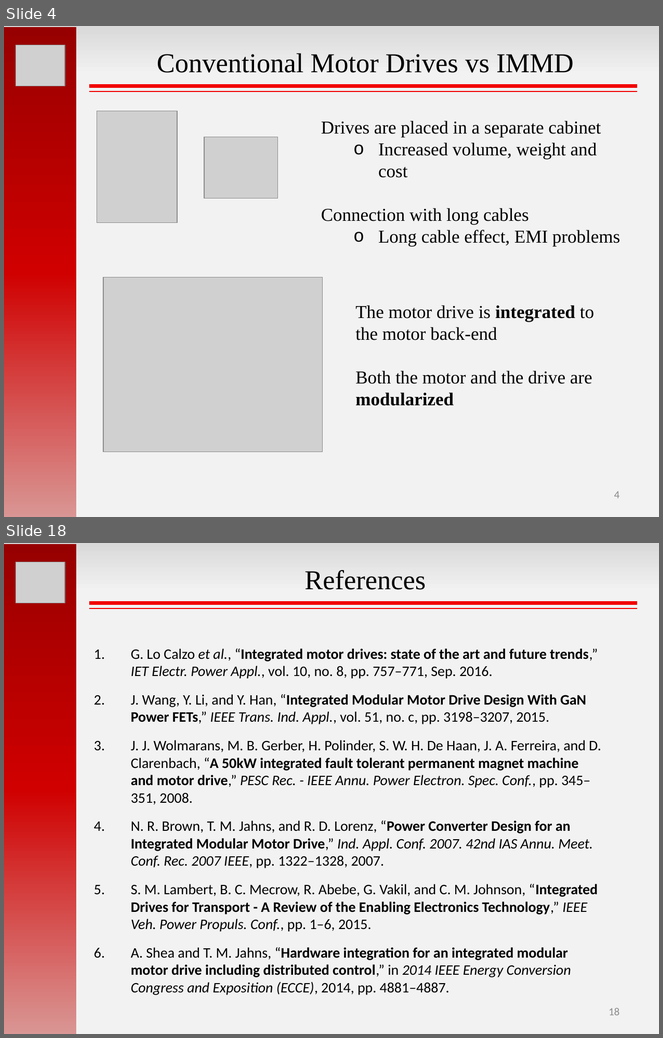
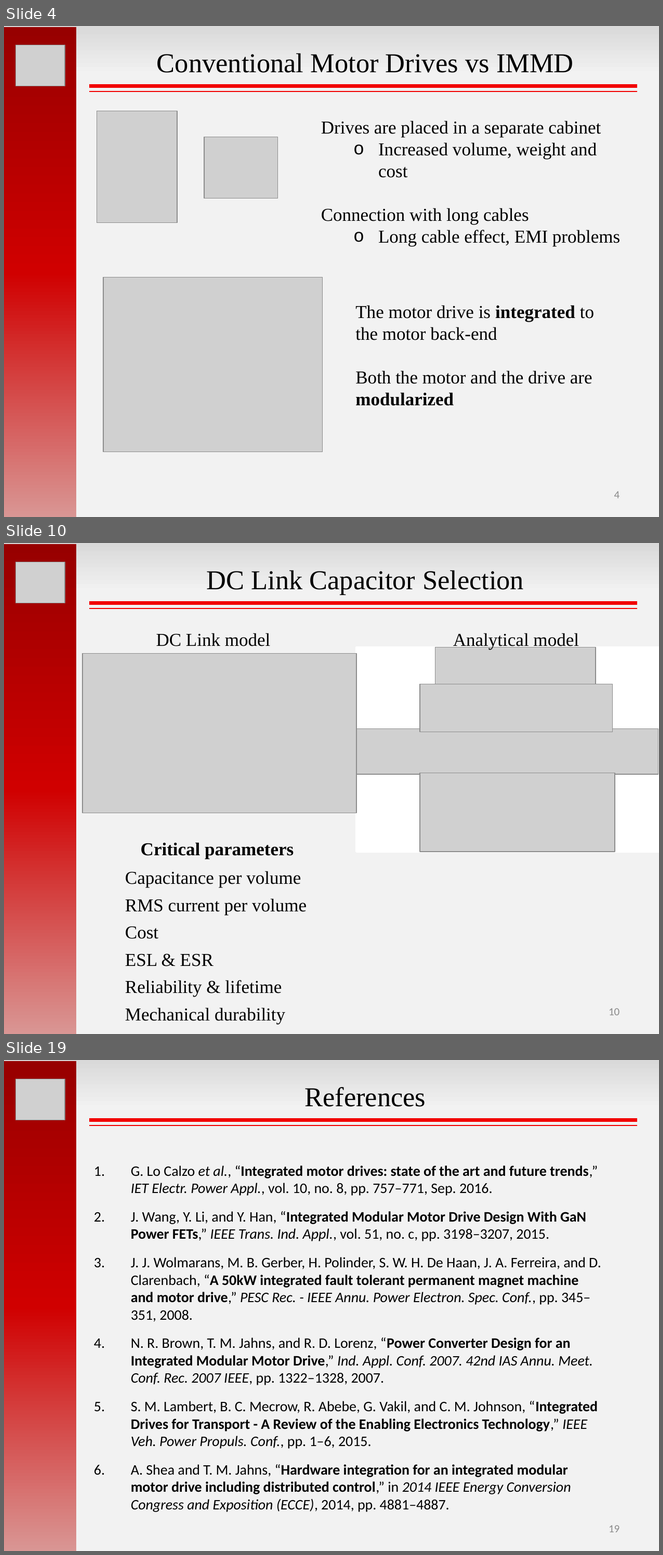
Before and after one commit to hakanpolat/IMMD, a slide deck: GRW2017/sunum/GRW2017_MesutUğur.pptx. Shown one above the other, each under a label of ours: slides 4 and 18 before the commit, slides 4, 10 and 19 after it; the slides between them are not shown. The pictures are 663x1038 and 663x1555 pixels, drawn with LibreOffice and Linux fonts; fonts in the diff are those of the drawing; grey boxes stand for pictures. Boxes give left, top, right and bottom in pixels: in the first picture for what was removed or moved away, otherwise in the second. Text is boxed around its words. In the diff, an @@ line names an element or a change of style, - is before the commit and + after.

```diff
--- a/GRW2017/sunum/GRW2017_MesutUğur.pptx
+++ b/GRW2017/sunum/GRW2017_MesutUğur.pptx
@@ slide 10 added at [4, 543, 659, 1034], background gradient #D9D9D9 to #F2F2F2 @@
@@ rectangle added at [4, 544, 77, 1034], fill gradient #970000 to #D00000 to #D99694 @@
@@ picture added at [16, 562, 65, 603] @@
@@ text added at [207, 570, 524, 595], 30 pt, text #000000 @@
+DC Link Capacitor Selection
@@ line added from (89, 603) to (637, 603), #F20000 4 pt @@
@@ line added from (89, 609) to (637, 609), #F20000 1.5 pt @@
@@ text added at [156, 633, 271, 646], 20 pt, text #000000 @@
+DC Link model
@@ text added at [453, 633, 579, 650], 20 pt, text #000000 @@
+Analytical model
@@ rectangle added at [357, 647, 659, 851], fill #FFFFFF, outline #FFFFFF 2 pt @@
@@ picture added at [435, 647, 596, 691] @@
@@ picture added at [83, 654, 357, 813] @@
@@ picture added at [420, 684, 613, 732] @@
@@ picture added at [352, 729, 659, 775] @@
@@ picture added at [420, 773, 616, 851] @@
@@ text added at [141, 843, 294, 859], 20 pt, text #000000, bold @@
+Critical parameters
@@ text added at [125, 871, 307, 1025], 20 pt, text #000000 @@
+Capacitance per volume
+RMS current per volume
+Cost
+ESL & ESR
+Reliability & lifetime
+Mechanical durability
@@ page number added at [609, 1008, 620, 1016], 12 pt, text #8C8C8C @@
+10
@@ what was slide 18 is now slide 19 @@
@@ page number at [609, 1525, 620, 1533]: text changed @@
-18
+19
```
Also in this commit, not shown: 11 slides changed, 3 other slides added, 3 slides removed, 2 other files.
